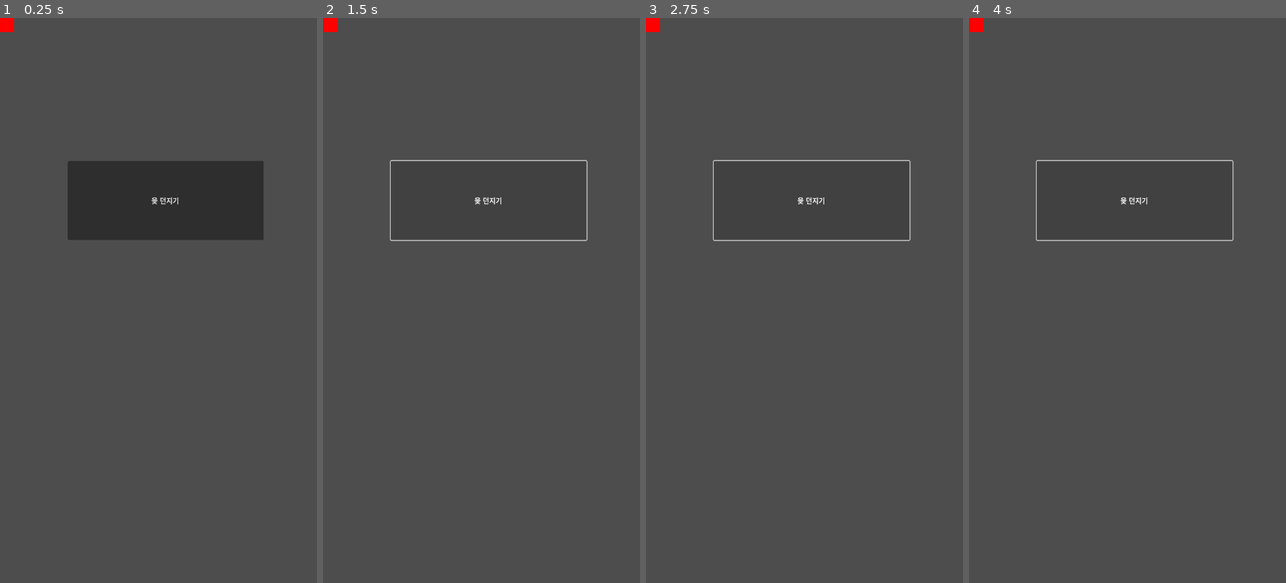
Above: before the commit, frames 1-4 (left to right).
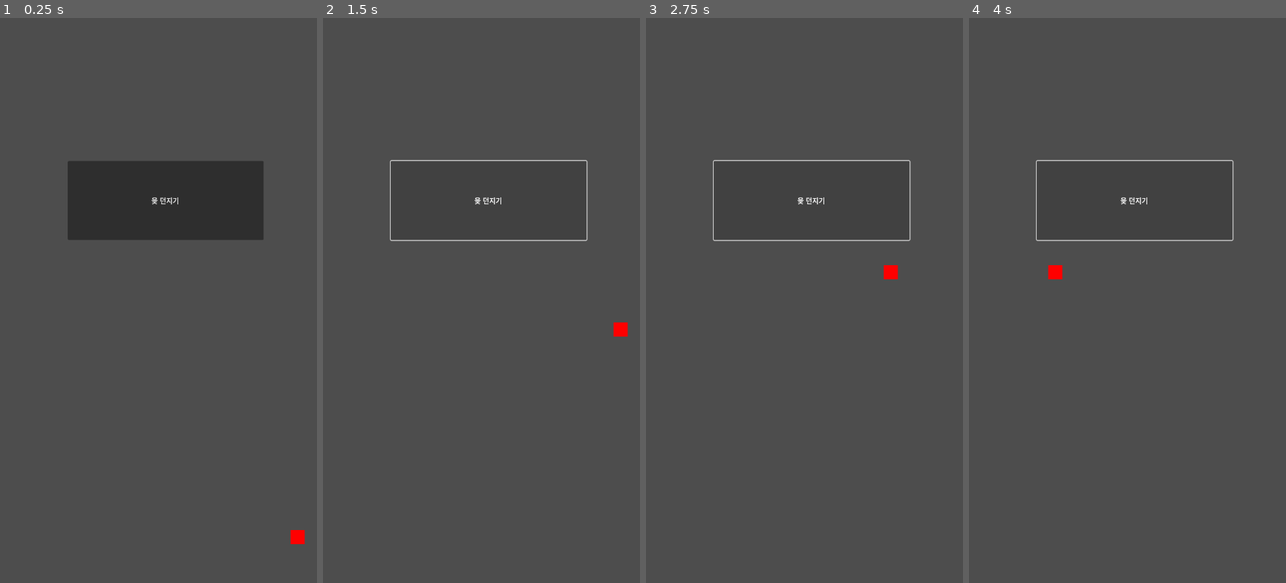
Above: after the commit, the same moments.

Repository: OjOj717/Yut-Nori-html-Project
Game: Godot game, scene res://Scene/main.tscn
The game is run twice, just before and just after one commit, with the same random seed, the same clock (stepped at 60 frames per second) and the same inputs.
Inputs:
- Up to frame 1 (0.25 s): no input
- Up to frame 2 (1.5 s): click "윷 던지기" at 0.5 s; click "윷 던지기" at 1.25 s
- Up to frame 3 (2.75 s): click "윷 던지기" at 2 s
- Up to frame 4 (4 s): tap Enter at 2.75 s; tap Space at 3.5 s

The runs differ from the first frame. In frame 1, 0.2% of the frame differs, in the area x 0-97%, y 0-94%; in frame 2, 0.2%; in frame 3, 0.2%; in frame 4, 0.2%.

Commit message:
fix logic and html

Diff:
--- a/yut-nori-html/Scene/board.tscn
+++ b/yut-nori-html/Scene/board.tscn
@@ -5,7 +5,7 @@
 [node name="Board" type="Node2D"]
 script = ExtResource("1_7vhq7")
 
-[node name="Marker2D" type="Marker2D" parent="."]
+[node name="Marker2D1" type="Marker2D" parent="."]
 position = Vector2(660, 1160)
 
 [node name="Marker2D2" type="Marker2D" parent="."]
--- a/yut-nori-html/Scene/main.tscn
+++ b/yut-nori-html/Scene/main.tscn
@@ -8,7 +8,7 @@
 
 [node name="Board" parent="." instance=ExtResource("2_r34rm")]
 
-[node name="player" type="ColorRect" parent="."]
+[node name="Player" type="ColorRect" parent="."]
 offset_right = 32.0
 offset_bottom = 32.0
 color = Color(1, 0, 0, 1)
@@ -19,3 +19,5 @@
 offset_right = 598.6774
 offset_bottom = 503.0
 text = "윷 던지기"
+
+[connection signal="pressed" from="Button" to="." method="_on_button_pressed"]
--- a/yut-nori-html/Scripts/main.gd
+++ b/yut-nori-html/Scripts/main.gd
@@ -16,21 +16,21 @@
 }
 
 func _ready():
-	# 1. spot_positions 초기화 확인
 	spot_positions.clear()
 
-	# 2. Board 노드 아래의 모든 자식을 돌며 좌표 저장
+	# 이름 상관없이 Board의 자식들을 순서대로 1, 2, 3... 번으로 등록
+	var index = 1
 	for marker in $Board.get_children():
 		if marker is Marker2D:
-			var id = int(marker.name) # 마커의 이름(1, 2, 3...)을 숫자로 변환
-			spot_positions[id] = marker.global_position
-			print("마커 로드: ", id, "번 위치 ", spot_positions[id]) # 디버깅용 출력
+			spot_positions[index] = marker.global_position
+			index += 1
 
-	# 3. 1번 마커가 정상적으로 로드되었는지 최종 확인
+	print("등록된 마커 개수: ", spot_positions.size())
+	print("등록된 마커 번호들: ", spot_positions.keys())
+
+	# 시작 위치 설정
 	if spot_positions.has(1):
-		player.global_position = spot_positions[1]
-	else:
-		push_error("에러: 1번 마커를 찾을 수 없습니다! 마커 이름을 확인해주세요.")
+		$Player.global_position = spot_positions[1]
 
 # 버튼을 눌렀을 때 실행될 함수
 func _on_button_pressed():
Not shown, changed: yut-nori-html/index.html
Not shown, changed: yut-nori-html/index.pck
